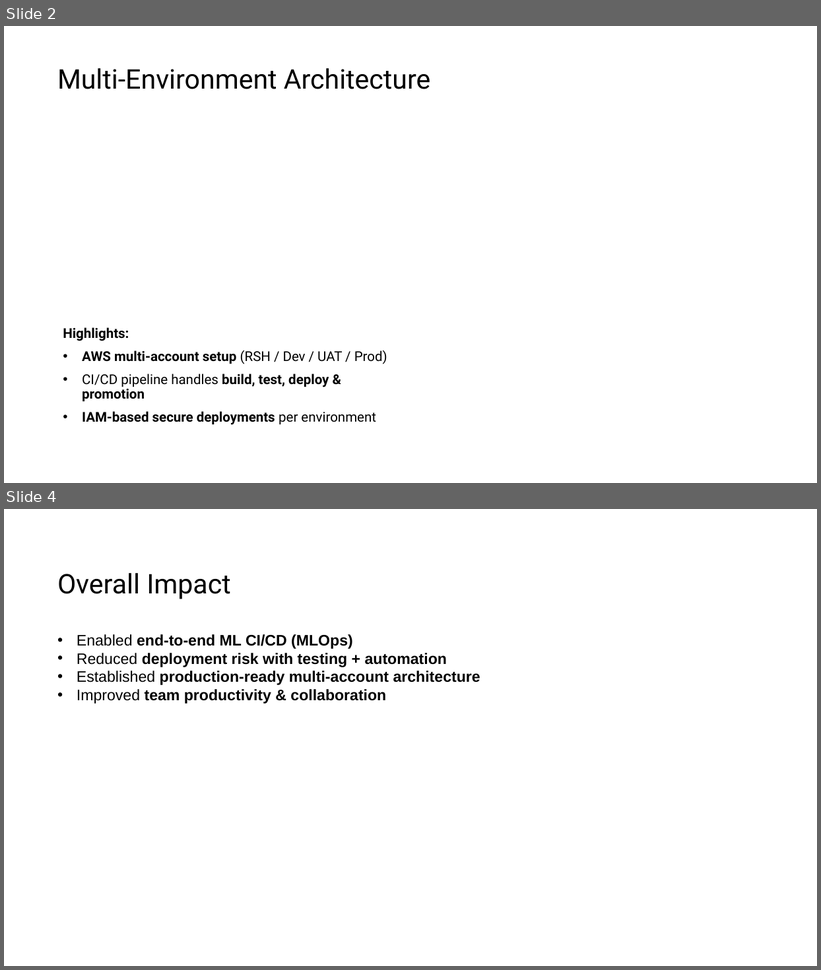
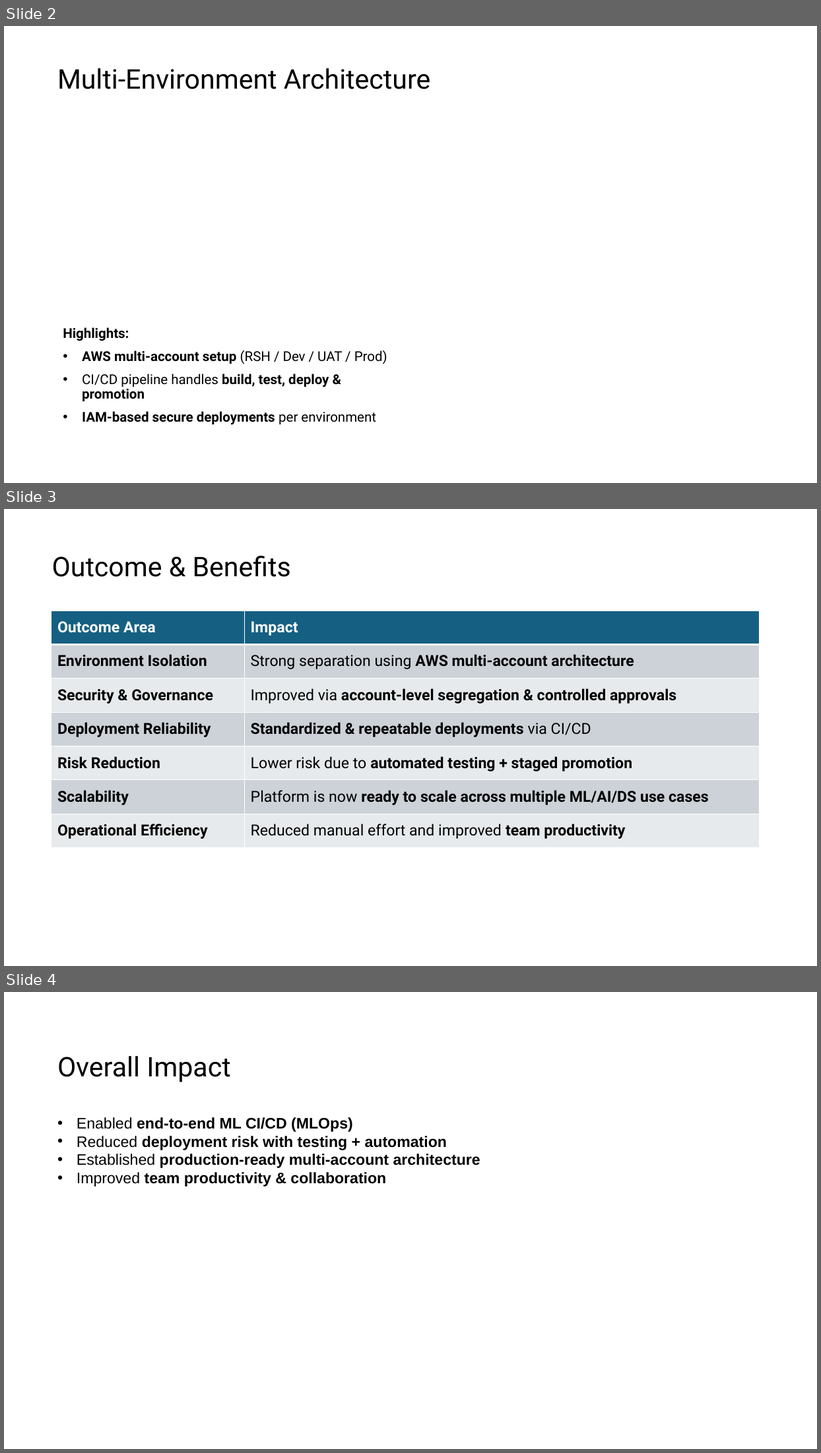
Before and after one commit to kuldeep26/mlops-lab, a slide deck: CI-CD-Demo.pptx. Shown one above the other, each under a label of ours: slides 2 and 4 before the commit, slides 2, 3 and 4 after it; the slides between them are not shown. The pictures are 821x970 and 821x1453 pixels, drawn with LibreOffice and Linux fonts; fonts in the diff are those of the drawing. Boxes give left, top, right and bottom in pixels: in the first picture for what was removed or moved away, otherwise in the second. Text is boxed around its words. In the diff, an @@ line names an element or a change of style, - is before the commit and + after.

```diff
--- a/CI-CD-Demo.pptx
+++ b/CI-CD-Demo.pptx
@@ slide 3 added at (x1=4, y1=509, x2=817, y2=966), background #FFFFFF @@
@@ title added at (x1=52, y1=555, x2=291, y2=577), 32 pt, text #000000 @@
+Outcome & Benefits
@@ table added at (x1=52, y1=611, x2=760, y2=848), 7 rows, 2 columns @@
+Outcome Area | Impact
+Environment Isolation | Strong separation using AWS multi-account architecture
+Security & Governance | Improved via account-level segregation & controlled approvals
+Deployment Reliability | Standardized & repeatable deployments via CI/CD
+Risk Reduction | Lower risk due to automated testing + staged promotion
+Scalability | Platform is now ready to scale across multiple ML/AI/DS use cases
+Operational Efficiency | Reduced manual effort and improved team productivity
```
Also in this commit, not shown: 1 slide changed, 1 slide removed.
